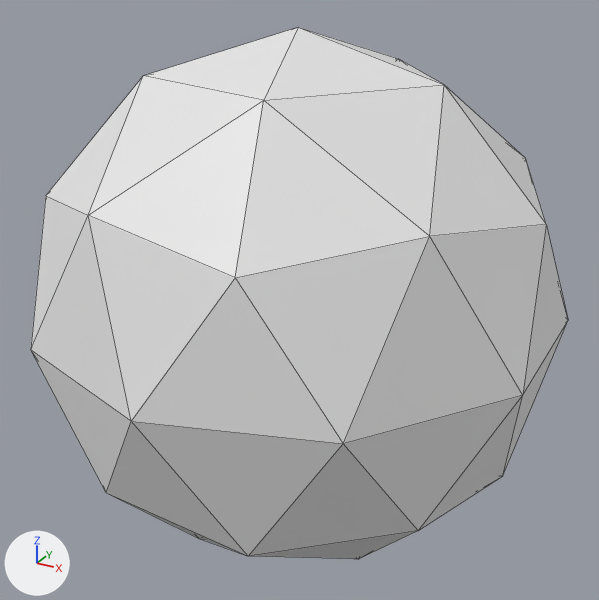
Renders of the Blender file assets/Ball/ball.blend from each side of a commit.
The view is the same before and after, from a 50 mm lens placed at (1.417, -2.569, 1.283), pointed at (0.004, 0.001, -0.002). Lighting does not change. The marker at lower left points along +X, +Y and +Z. Mesh edges are drawn as thin lines. Materials are left out; every surface is plain grey.

The older version as bpy lines, for what is in view:
```python
me_icosphere = bpy.data.meshes.new('Icosphere')
me_icosphere.from_pydata(...)  # an icosphere of 80 faces spanning x -0.95..0.95, y -1.0..1.0, z -1.0..1.0
me_icosphere.materials.append(mat_material_001)
ob_icosphere = bpy.data.objects.new('Icosphere', me_icosphere)
ob_icosphere.location = (0.0, 0.0, 0.0)
```
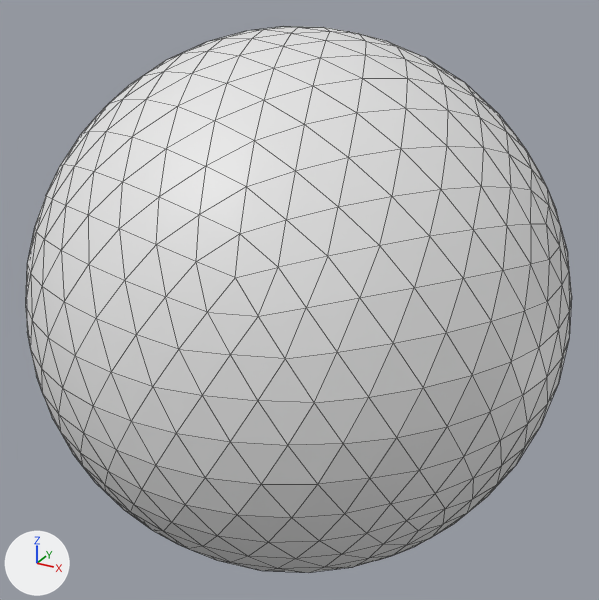
Where the change shows, as pixel boxes [x1, y1, x2, y2] in the pictures (599 x 600 px):
'Icosphere', reshaped: before [31, 27, 568, 559]; after [26, 26, 572, 573]
part 1 of me_icosphere, added: after [26, 26, 572, 573]

Diff of the bpy script that builds the scene:
```diff
--- a/assets/Ball/ball.blend.py
+++ b/assets/Ball/ball.blend.py
@@ me_icosphere @@
 # used by ob_icosphere; location = (0.0, 0.0, 0.0)
-me_icosphere.from_pydata(...)  # 42 vertices, 80 faces; spans x -0.95..0.95, y -1.0..1.0, z -1.0..1.0
+me_icosphere.from_pydata(...)  # 642 vertices, 1280 faces; spans x -1.0..1.0, y -1.0..1.0, z -1.0..1.0
+# me_icosphere part 1: 600 vertices added at x -1.0..1.0, y -0.99..0.99, z -0.99..0.99
```
